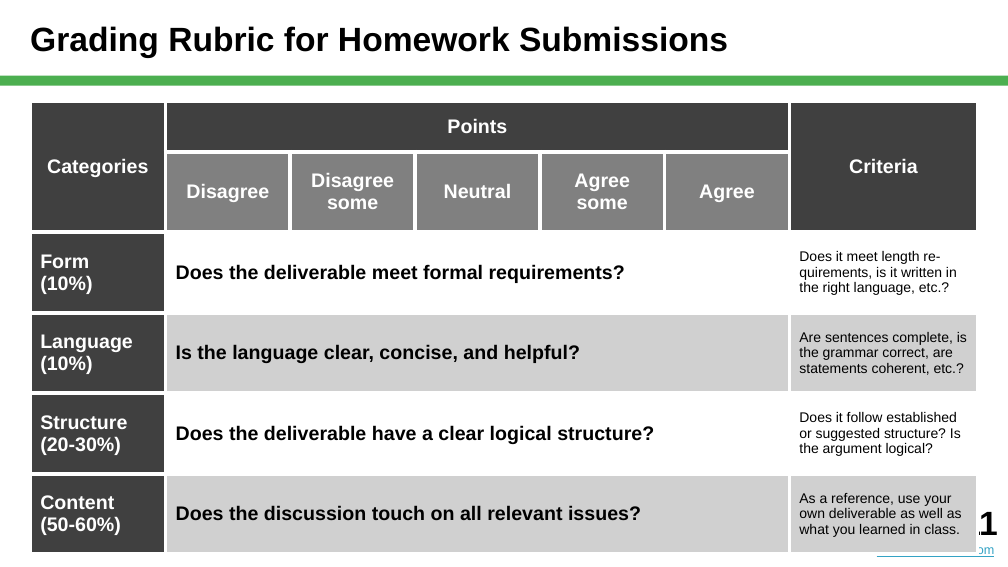
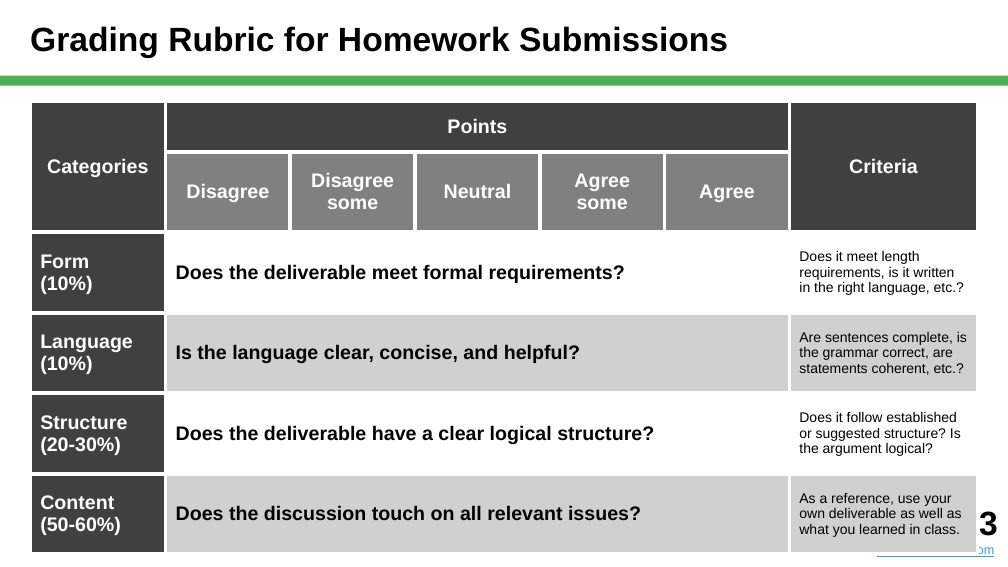
Before and after one commit to dirkriehle/nyt-course, a slide deck: slide 13 of Lecture slides/NYT A01 - Introduction.pptx (slide 11 before the commit). Drawn at 1008x567 pixels with LibreOffice and Linux fonts; fonts in the diff are those of the drawing. Boxes give left, top, right and bottom in pixels: in the first picture for what was removed or moved away, otherwise in the second. Text is boxed around its words. In the diff, an @@ line names an element or a change of style, - is before the commit and + after.

```diff
--- a/Lecture slides/NYT A01 - Introduction.pptx
+++ b/Lecture slides/NYT A01 - Introduction.pptx
@@ table at [30, 101, 979, 541] @@
-row 3, column 7: Does it meet length re- quirements, is it written in the right language, etc.?
+row 3, column 7: Does it meet length requirements, is it written in the right language, etc.?
@@ text at [960, 508, 997, 542]: text changed @@
-11
+13
```
Also in this commit, not shown: 4 other slides changed, 4 slides added, 1 slide removed, 3 other files.
